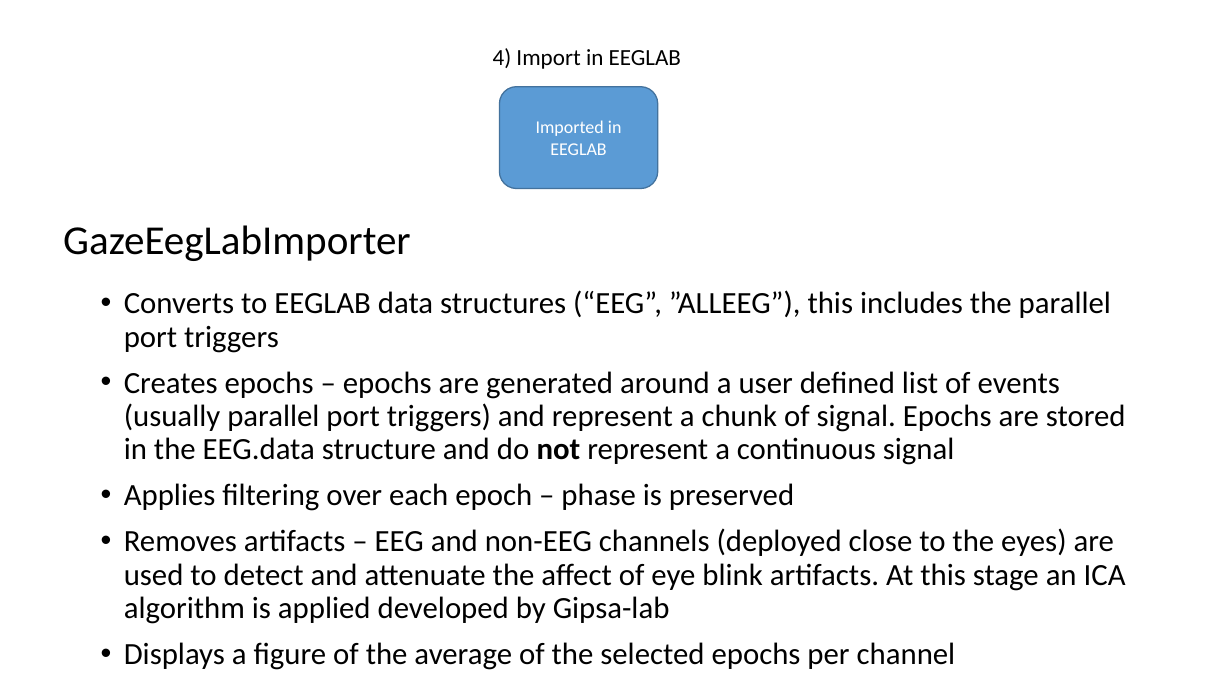
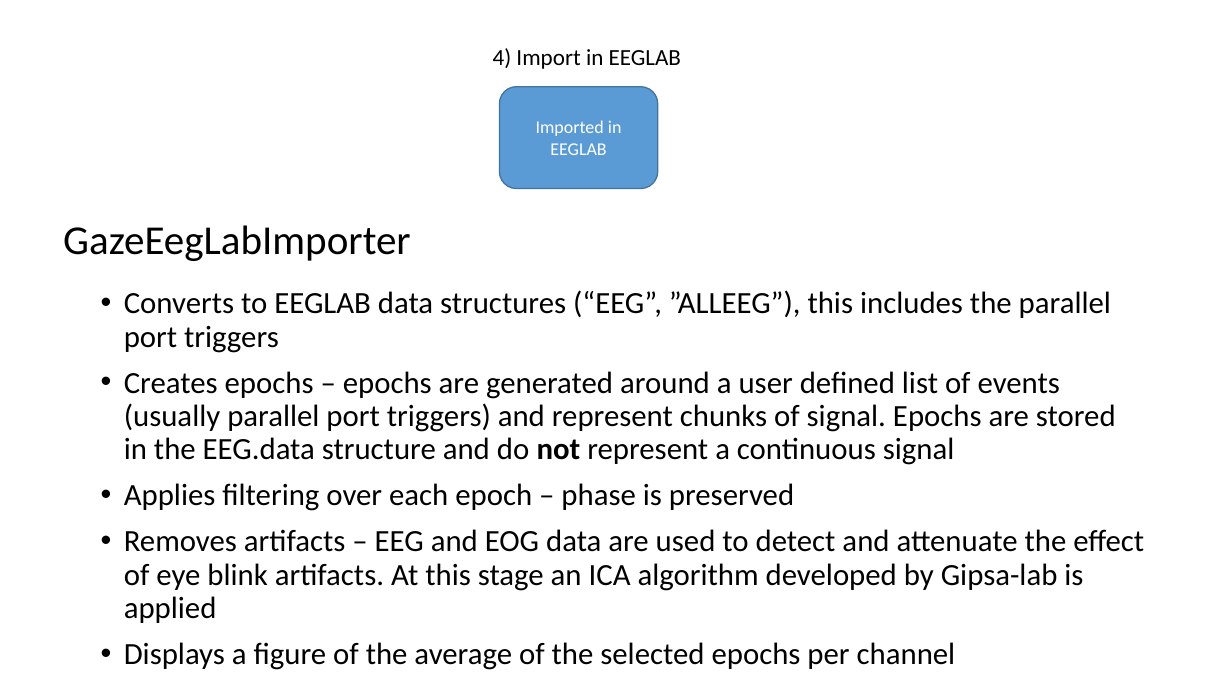
Before and after one commit to sssandyad/adastra, a slide deck: slide 3 of src_matlab/GazeEegLabImporter/docs/GazeEegLabImporter.pptx. Drawn at 1232x693 pixels with LibreOffice and Linux fonts; fonts in the diff are those of the drawing. Boxes give left, top, right and bottom in pixels: in the first picture for what was removed or moved away, otherwise in the second. Text is boxed around its words. In the diff, an @@ line names an element or a change of style, - is before the commit and + after.

```diff
--- a/src_matlab/GazeEegLabImporter/docs/GazeEegLabImporter.pptx
+++ b/src_matlab/GazeEegLabImporter/docs/GazeEegLabImporter.pptx
@@ text at (x1=124, y1=371, x2=1116, y2=465): text changed @@
-• Creates epochs – epochs are generated around a user defined list of events (usually parallel port triggers) and represent a chunk of signal. Epochs are stored in the EEG.data structure and do not represent a continuous signal
+• Creates epochs – epochs are generated around a user defined list of events (usually parallel port triggers) and represent chunks of signal. Epochs are stored in the EEG.data structure and do not represent a continuous signal
@@ text at (x1=124, y1=529, x2=1144, y2=623): text changed @@
-• Removes artifacts – EEG and non-EEG channels (deployed close to the eyes) are used to detect and attenuate the affect of eye blink artifacts. At this stage an ICA algorithm is applied developed by Gipsa-lab
+• Removes artifacts – EEG and EOG data are used to detect and attenuate the effect of eye blink artifacts. At this stage an ICA algorithm developed by Gipsa-lab is applied
```
Also in this commit, not shown: 3 other slides changed, 1 other file.
